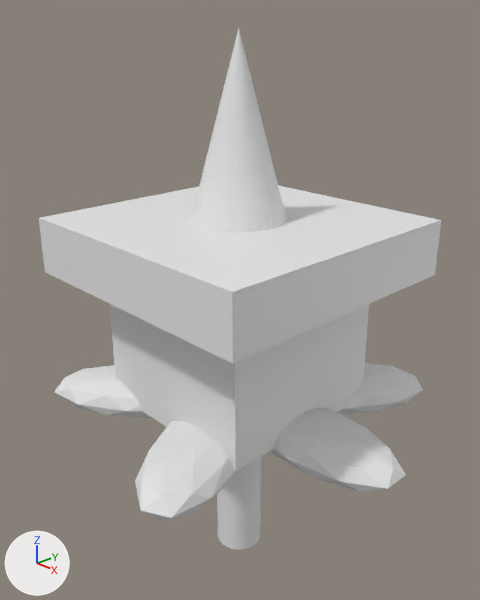
A saved change to the Blender file ttWorld.blend.
One viewpoint serves both versions: a 50 mm camera at (4.86, -4.64, 3.9) aimed at (0.08, -0.06, 1.23). The lights are fixed; the arrows at lower left show +X, +Y and +Z. The same objects are shown in both versions, whatever each file hides.

Names of what the first picture shows: 'F.Petal', 'F.Petal.001', 'F.Petal.003', 'F.Petal.004', 'F.Stem', 'I.Base', 'I.top', 'T.Top'.
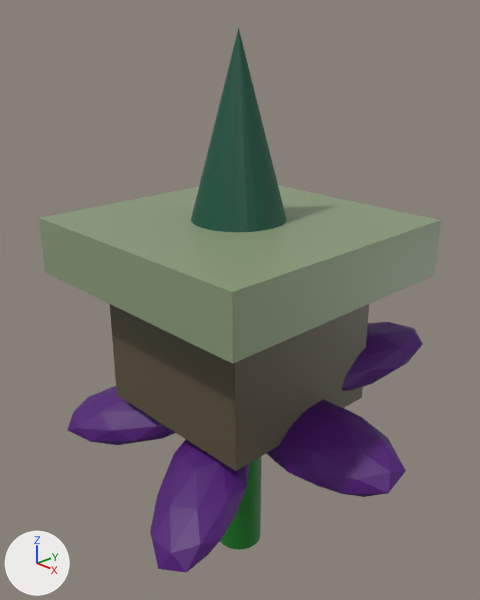
Edits to the bpy script that builds the scene:
```text
Add mat_t_t_material_1:
    mat_t_t_material_1 = principled_material('T.t.Material')
    mat_t_t_material_1.base_color = (0.00424, 0.0884, 0.0473)  # dark green #0e543d
Add mat_i_t_material:
    mat_i_t_material = principled_material('I.T.Material')
    mat_i_t_material.base_color = (0.256, 0.328, 0.194)  # green #8a9b7a
Add mat_i_b_material:
    mat_i_b_material = principled_material('I.B.Material')
    mat_i_b_material.base_color = (0.103, 0.0862, 0.0446)  # brown #5a533c
Add mat_f_s_material:
    mat_f_s_material = principled_material('F.S.Material')
    mat_f_s_material.base_color = (0.00654, 0.181, 0.0138)  # dark green #13761f
Add mat_f_p_material:
    mat_f_p_material = principled_material('F.P.Material')
    mat_f_p_material.base_color = (0.0795, 0.00555, 0.181)  # dark purple #501176
Change me_icosphere:
    where me_icosphere.from_pydata(...)  # 42 vertices, 80 faces; spans x -0.95..0.95, y -1.0..1.0, z -1.0..1.0
    add me_icosphere.materials.append(mat_f_p_material)  # dark purple #501176
Change me_icosphere_001:
    where me_icosphere_001.from_pydata(...)  # 42 vertices, 80 faces; spans x -0.95..0.95, y -1.0..1.0, z -1.0..1.0
    add me_icosphere_001.materials.append(mat_f_p_material)  # dark purple #501176
Change me_icosphere_003:
    where me_icosphere_003.from_pydata(...)  # 42 vertices, 80 faces; spans x -0.95..0.95, y -1.0..1.0, z -1.0..1.0
    add me_icosphere_003.materials.append(mat_f_p_material)  # dark purple #501176
Change me_icosphere_004:
    where me_icosphere_004.from_pydata(...)  # 42 vertices, 80 faces; spans x -0.95..0.95, y -1.0..1.0, z -1.0..1.0
    add me_icosphere_004.materials.append(mat_f_p_material)  # dark purple #501176
Change me_cylinder:
    where me_cylinder.from_pydata(...)  # 64 vertices, 34 faces; spans x -1.0..1.0, y -1.0..1.0, z -1.0..1.0
    add me_cylinder.materials.append(mat_f_s_material)  # dark green #13761f
Change me_cube_002:
    where me_cube_002.from_pydata(...)  # 8 vertices, 6 faces; spans x -1.0..1.0, y -1.0..1.0, z -1.0..1.0
    add me_cube_002.materials.append(mat_i_b_material)  # brown #5a533c
Change me_cube_003:
    where me_cube_003.from_pydata(...)  # 8 vertices, 6 faces; spans x -1.0..1.0, y -1.0..1.0, z -1.0..1.0
    add me_cube_003.materials.append(mat_i_t_material)  # green #8a9b7a
Change me_cone:
    where me_cone.from_pydata(...)  # 33 vertices, 33 faces; spans x -1.0..1.0, y -1.0..1.0, z -1.0..1.0
    add me_cone.materials.append(mat_t_t_material_1)  # dark green #0e543d
Change ob_f_petal:
    ob_f_petal.rotation_euler: (0.0, 0.0, 0.0) -> (0.392, 0.0, 0.0)  # degrees (0, 0, 0) -> degrees (22, 0, 0)
Change ob_f_petal_001:
    ob_f_petal_001.location: (0.68, 1.01, 0.0) -> (0.68, 0.93, 0.39)
    ob_f_petal_001.rotation_euler: (0.0, 0.0, 0.897) -> (0.252, -0.303, 0.858)  # degrees (0, 0, 51) -> degrees (14, -17, 49)
Change ob_f_petal_003:
    ob_f_petal_003.location: (-0.93, -0.76, 0.0) -> (-0.93, -0.71, -0.29)
    ob_f_petal_003.rotation_euler: (0.0, 0.0, 0.711) -> (0.303, -0.252, 0.672)  # degrees (0, 0, 41) -> degrees (17, -14, 39)
Change ob_f_petal_004:
    ob_f_petal_004.location: (0.52, -1.08, 0.0) -> (0.52, -1.0, -0.41)
    ob_f_petal_004.rotation_euler: (0.0, 0.0, 2.057) -> (-0.191, -0.344, 2.091)  # degrees (0, 0, 118) -> degrees (-11, -20, 120)
```

Location of each change, [x1, y1, x2, y2] in pixels of the pictures (480 x 600 px):
'I.top', recoloured (white to green): [39, 186, 441, 364] in both
'I.Base', recoloured (grey to brown): [110, 304, 369, 471] in both
'F.Petal.004', recoloured, moved, turned: before [135, 421, 236, 520]; after [150, 440, 250, 572]
'T.Top', recoloured (white to green): [191, 28, 287, 232] in both
'F.Petal', recoloured, turned (grey to purple): before [270, 408, 406, 492]; after [266, 400, 406, 497]
'F.Petal.003', recoloured, moved, turned: before [54, 365, 152, 418]; after [68, 386, 175, 445]
'F.Petal.001', recoloured, moved, turned: before [337, 363, 423, 414]; after [342, 322, 423, 391]
'F.Stem', recoloured (grey to green): [217, 457, 261, 550] in both
